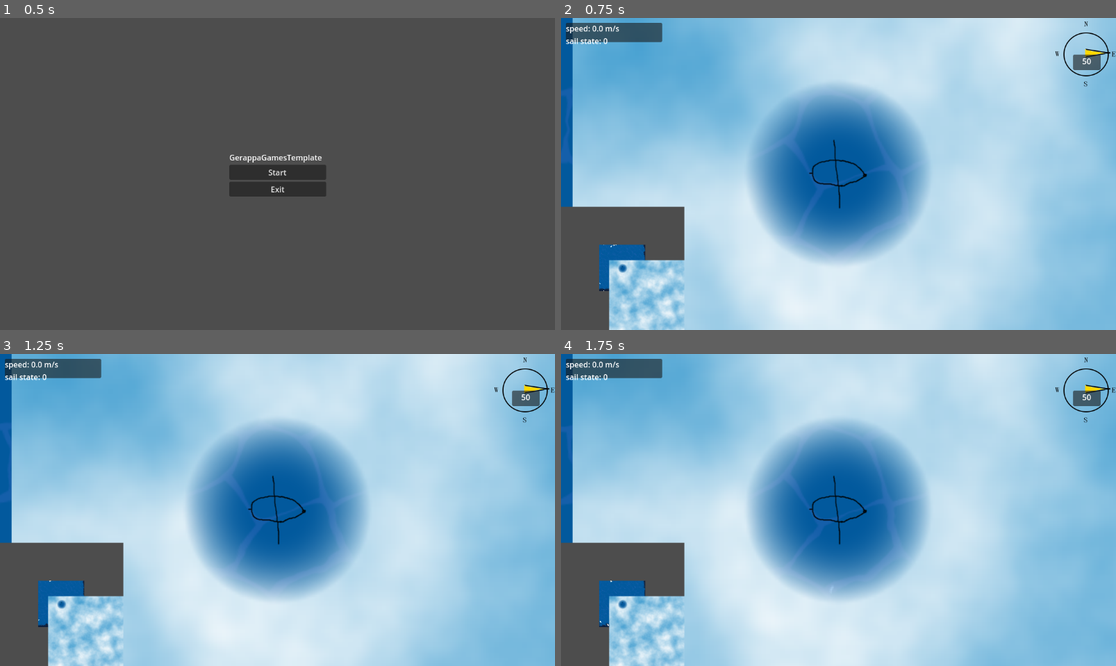
Above: before the commit, frames 1-4 (two rows, left to right).
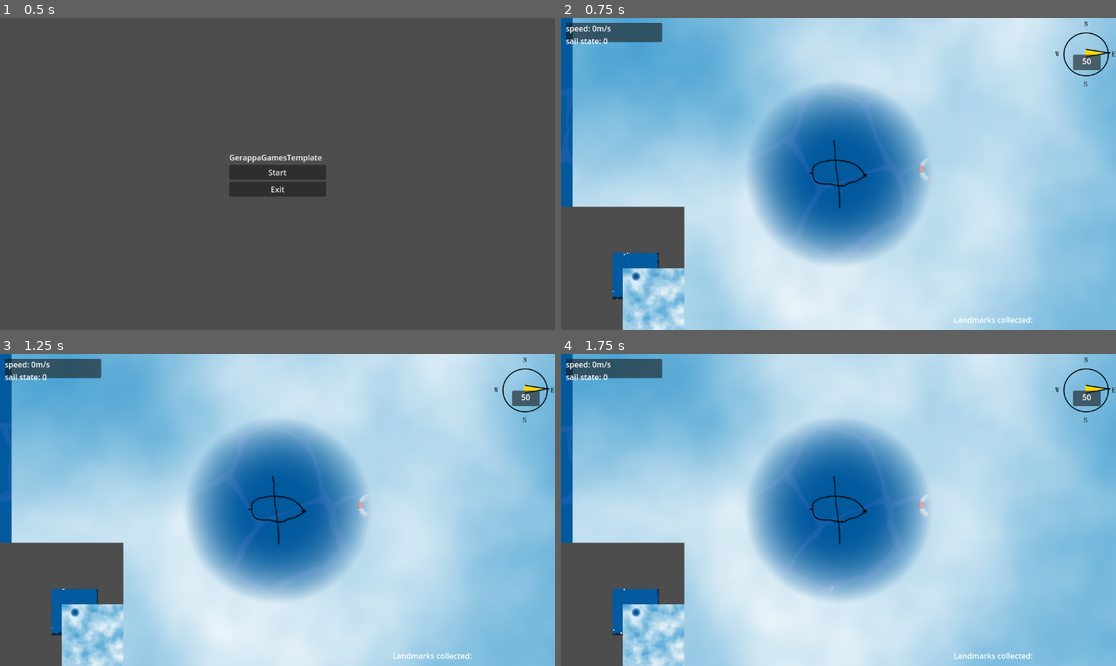
Above: after the commit, the same moments.

Repository: danigeri/AnchorAndAlmanac
Game: Godot game, scene res://Intro/intro.tscn
Two runs of this game, one before a commit and one after it. Both use one fixed random seed, a clock stepped at 60 frames per second and the inputs below. Video files are missing from this copy of the repository; at most half a second of black plays in their place.
Inputs:
- Up to frame 1 (0.5 s): no input
- Up to frame 2 (0.75 s): click "Start" at 0.5 s
- Up to frame 3 (1.25 s): no input
- Up to frame 4 (1.75 s): tap Enter (ui_accept) at 1.25, 1.52 s; hold Right (ui_right) from 1.28 s (still down)

Frame 1 is identical in both runs. In frame 2, 3.0% of the frame differs, in the area x 6-85%, y 2-100%; in frame 3, 3.0%; in frame 4, 3.0%.

Commit message:
added checkpoint scene moved UI toseparate scene

Diff:
--- /dev/null
+++ b/Checkpoint/Checkpoint.tscn
@@ -0,0 +1,23 @@
+[gd_scene load_steps=4 format=3 uid="uid://cii0yvyu1gclv"]
+
+[ext_resource type="Texture2D" uid="uid://bj550qfk1ber3" path="res://Checkpoint/templadmark.png" id="1_6vcqm"]
+[ext_resource type="Script" uid="uid://1o32vm52n7bg" path="res://Checkpoint/checkpoint.gd" id="1_qj0kh"]
+
+[sub_resource type="CircleShape2D" id="CircleShape2D_qj0kh"]
+radius = 4.8720927
+
+[node name="Checkpoint" type="Node2D"]
+script = ExtResource("1_qj0kh")
+
+[node name="Area2D" type="Area2D" parent="."]
+
+[node name="CollisionShape2D" type="CollisionShape2D" parent="Area2D"]
+scale = Vector2(10.05728, 10.05728)
+shape = SubResource("CircleShape2D_qj0kh")
+
+[node name="Landmark" type="Sprite2D" parent="Area2D"]
+position = Vector2(-7.1054274e-15, 7.1054274e-15)
+scale = Vector2(0.18648648, 0.18648648)
+texture = ExtResource("1_6vcqm")
+
+[connection signal="body_entered" from="Area2D" to="." method="_on_area_2d_body_entered"]
--- /dev/null
+++ b/Checkpoint/checkpoint.gd
@@ -0,0 +1,15 @@
+extends Node2D
+
+@export var landmark_texture: Texture2D
+@export var landmark_type: Globals.LandmarkType
+@onready var landmark: Sprite2D = $Area2D/Landmark
+
+
+func _ready() -> void:
+	landmark.texture = landmark_texture
+
+
+func _on_area_2d_body_entered(body: Node2D) -> void:
+	if body.is_in_group("player"):
+		print("boat entered checkpoint area")
+		Globals.mark_collected(landmark_type)
--- /dev/null
+++ b/MainMenu/main_menu.gd
@@ -0,0 +1,9 @@
+extends Control
+
+
+func _on_start_button_pressed() -> void:
+	get_tree().change_scene_to_file("res://game_loop.tscn")
+
+
+func _on_exit_button_pressed() -> void:
+	get_tree().quit()
--- a/MainMenu/main_menu.tscn
+++ b/MainMenu/main_menu.tscn
@@ -1,20 +1,6 @@
-[gd_scene load_steps=3 format=3 uid="uid://cdwedeohryclo"]
+[gd_scene load_steps=2 format=3 uid="uid://cdwedeohryclo"]
 
-[sub_resource type="GDScript" id="GDScript_4kp2s"]
-script/source = "extends Button
-
-
-func _on_pressed() -> void:
-	get_tree().change_scene_to_file(\"res://game_loop.tscn\")
-"
-
-[sub_resource type="GDScript" id="GDScript_xatx2"]
-script/source = "extends Button
-
-
-func _on_pressed() -> void:
-	get_tree().quit()
-"
+[ext_resource type="Script" uid="uid://1ik2fjtqa7qp" path="res://MainMenu/main_menu.gd" id="1_nhkf3"]
 
 [node name="MainMenu" type="Control"]
 layout_mode = 3
@@ -23,6 +9,7 @@
 anchor_bottom = 1.0
 grow_horizontal = 2
 grow_vertical = 2
+script = ExtResource("1_nhkf3")
 
 [node name="VBoxContainer" type="VBoxContainer" parent="."]
 layout_mode = 1
@@ -45,13 +32,13 @@
 [node name="StartButton" type="Button" parent="VBoxContainer"]
 layout_mode = 2
 text = "Start"
-script = SubResource("GDScript_4kp2s")
 
 [node name="ExitButton" type="Button" parent="VBoxContainer"]
 layout_mode = 2
 text = "Exit
 "
-script = SubResource("GDScript_xatx2")
 
+[connection signal="pressed" from="VBoxContainer/StartButton" to="." method="_on_start_button_pressed"]
 [connection signal="pressed" from="VBoxContainer/StartButton" to="VBoxContainer/StartButton" method="_on_pressed"]
+[connection signal="pressed" from="VBoxContainer/ExitButton" to="." method="_on_exit_button_pressed"]
 [connection signal="pressed" from="VBoxContainer/ExitButton" to="VBoxContainer/ExitButton" method="_on_pressed"]
--- /dev/null
+++ b/UI/UI.tscn
@@ -0,0 +1,51 @@
+[gd_scene load_steps=4 format=3 uid="uid://675p0otu3tys"]
+
+[ext_resource type="Script" uid="uid://bdhfe81q16ew7" path="res://UI/ui.gd" id="1_qui0h"]
+[ext_resource type="PackedScene" uid="uid://o8or5o3p05wo" path="res://WindMeter/wind_meter.tscn" id="3_0mc3e"]
+[ext_resource type="PackedScene" uid="uid://br2d7secgwnnl" path="res://Minimap/Minimap.tscn" id="4_2n5f6"]
+
+[node name="UI" type="CanvasLayer"]
+script = ExtResource("1_qui0h")
+
+[node name="UserInterface" type="Control" parent="."]
+layout_mode = 3
+anchors_preset = 0
+offset_right = 1128.0
+offset_bottom = 664.0
+
+[node name="DebugPanel" type="Panel" parent="UserInterface"]
+custom_minimum_size = Vector2(200, 0)
+layout_mode = 0
+offset_left = 10.0
+offset_top = 10.0
+offset_right = 210.0
+offset_bottom = 50.0
+
+[node name="MarginContainer" type="MarginContainer" parent="UserInterface/DebugPanel"]
+layout_mode = 0
+offset_right = 40.0
+offset_bottom = 40.0
+
+[node name="VBoxContainer" type="VBoxContainer" parent="UserInterface/DebugPanel/MarginContainer"]
+layout_mode = 2
+
+[node name="DebugLabel" type="Label" parent="UserInterface/DebugPanel/MarginContainer/VBoxContainer"]
+layout_mode = 2
+text = "speed: 0m/s
+sail state: 0"
+
+[node name="WindMeter" parent="UserInterface" instance=ExtResource("3_0mc3e")]
+layout_mode = 0
+offset_left = 1017.0
+offset_right = 1057.0
+
+[node name="CheckpointCounter" type="Label" parent="UserInterface"]
+layout_mode = 0
+offset_left = 815.0
+offset_top = 615.0
+offset_right = 988.0
+offset_bottom = 638.0
+text = "Landmarks collected:"
+
+[node name="Minimap" parent="." instance=ExtResource("4_2n5f6")]
+position = Vector2(4, 0)
--- /dev/null
+++ b/UI/ui.gd
@@ -0,0 +1,36 @@
+extends CanvasLayer
+
+var _speed_mps: float = 0
+var _sail_state: int = 0
+@onready var checkpoint_counter: Label = $UserInterface/CheckpointCounter
+@onready var debug_label: Label = $UserInterface/DebugPanel/MarginContainer/VBoxContainer/DebugLabel
+
+# Called when the node enters the scene tree for the first time.
+func _ready() -> void:
+	Globals.checkpoint_collected.connect(_on_checkpoint_collected)
+
+
+func _on_checkpoint_collected(_type: int) -> void:
+	## temp code to show collected checkpoints on the UI
+	var collected_names = ""
+	for landmark_enum in Globals.collected_landmarks.keys():
+		if Globals.collected_landmarks[landmark_enum]:
+			collected_names += (Globals.LandmarkType.keys()[landmark_enum]) + ", "
+	checkpoint_counter.text = (
+		"Landmarks collected: " + collected_names.substr(0, collected_names.length() - 2)
+	)
+
+
+func _on_ship_sail_state_change(sail_state: Variant) -> void:
+	_sail_state = sail_state
+	update_text()
+
+
+func _on_ship_speed_change(speed: Variant) -> void:
+	_speed_mps = speed
+	update_text()
+
+
+func update_text() -> void:
+	if debug_label:
+		debug_label.text = ("speed: %.1f m/s\nsail state: %d" % [_speed_mps, _sail_state])
--- a/debug_label.gd
+++ /dev/null
@@ -1,20 +0,0 @@
-extends Label
-
-# TODO: Optimization: Create an async update instead of sync
-# TODO: Initialize local variables on _init
-var _speed_mps: float = 0
-var _sail_state: int = 0
-
-
-func _on_ship_sail_state_change(sail_state: Variant) -> void:
-	_sail_state = sail_state
-	update_text()
-
-
-func _on_ship_speed_change(speed: Variant) -> void:
-	_speed_mps = speed
-	update_text()
-
-
-func update_text() -> void:
-	text = ("speed: %.1f m/s\nsail state: %d" % [_speed_mps, _sail_state])
--- a/game_loop.tscn
+++ b/game_loop.tscn
@@ -1,13 +1,14 @@
-[gd_scene load_steps=9 format=3 uid="uid://cp03gm3dbew5m"]
+[gd_scene load_steps=10 format=3 uid="uid://cp03gm3dbew5m"]
 
 [ext_resource type="Script" uid="uid://dw8mem4hdxy6f" path="res://game_loop.gd" id="1_7f3si"]
 [ext_resource type="PackedScene" uid="uid://bogiyxh8easoc" path="res://FogOfWar/FogOfWar.tscn" id="2_4dmyq"]
 [ext_resource type="PackedScene" uid="uid://cets1rd56c807" path="res://WaterShader/water.tscn" id="2_lxk7w"]
 [ext_resource type="PackedScene" uid="uid://b3e5wvna1fkp5" path="res://Ship/ship.tscn" id="2_u3r3m"]
 [ext_resource type="Script" uid="uid://dh7fh7dy5lpkx" path="res://Wind/wind.gd" id="2_x7b5a"]
-[ext_resource type="Script" path="res://debug_label.gd" id="3_ksmgf"]
-[ext_resource type="PackedScene" uid="uid://o8or5o3p05wo" path="res://WindMeter/wind_meter.tscn" id="5_nbfos"]
-[ext_resource type="PackedScene" uid="uid://br2d7secgwnnl" path="res://Minimap/Minimap.tscn" id="8_lxk7w"]
+[ext_resource type="PackedScene" uid="uid://675p0otu3tys" path="res://UI/UI.tscn" id="5_vfyqg"]
+[ext_resource type="PackedScene" uid="uid://cii0yvyu1gclv" path="res://Checkpoint/Checkpoint.tscn" id="9_vfyqg"]
+[ext_resource type="Texture2D" uid="uid://bj550qfk1ber3" path="res://Checkpoint/templadmark.png" id="10_v6ba6"]
+[ext_resource type="Texture2D" uid="uid://da5qsg08d482g" path="res://Checkpoint/templadmark_green.png" id="11_pyewy"]
 
 [node name="GameLoop" type="Node2D"]
 script = ExtResource("1_7f3si")
@@ -16,9 +17,6 @@
 position = Vector2(537, 311)
 scale = Vector2(3, 3)
 
-[node name="FogOfWar" parent="." node_paths=PackedStringArray("temp_boat") instance=ExtResource("2_4dmyq")]
-temp_boat = NodePath("../Ship")
-
 [node name="Wind" type="Node2D" parent="."]
 script = ExtResource("2_x7b5a")
 
@@ -26,48 +24,24 @@
 wait_time = 15.0
 autostart = true
 
-[node name="Ship" parent="." instance=ExtResource("2_u3r3m")]
+[node name="Ship" parent="." groups=["player"] instance=ExtResource("2_u3r3m")]
 position = Vector2(552, 335)
 inertia = 10.0
 
-[node name="UI" type="CanvasLayer" parent="."]
+[node name="UI" parent="." instance=ExtResource("5_vfyqg")]
 
-[node name="UserInterface" type="Control" parent="UI"]
-layout_mode = 3
-anchors_preset = 0
-offset_right = 40.0
-offset_bottom = 40.0
+[node name="Checkpoint" parent="." instance=ExtResource("9_vfyqg")]
+position = Vector2(746, 329)
+landmark_texture = ExtResource("10_v6ba6")
 
-[node name="DebugPanel" type="Panel" parent="UI/UserInterface"]
-custom_minimum_size = Vector2(200, 0)
-layout_mode = 0
-offset_left = 10.0
-offset_top = 10.0
-offset_right = 210.0
-offset_bottom = 50.0
+[node name="Checkpoint2" parent="." instance=ExtResource("9_vfyqg")]
+position = Vector2(893, 329)
+landmark_texture = ExtResource("11_pyewy")
+landmark_type = 1
 
-[node name="MarginContainer" type="MarginContainer" parent="UI/UserInterface/DebugPanel"]
-layout_mode = 0
-offset_right = 40.0
-offset_bottom = 40.0
-
-[node name="VBoxContainer" type="VBoxContainer" parent="UI/UserInterface/DebugPanel/MarginContainer"]
-layout_mode = 2
-
-[node name="DebugLabel" type="Label" parent="UI/UserInterface/DebugPanel/MarginContainer/VBoxContainer"]
-layout_mode = 2
-script = ExtResource("3_ksmgf")
-
-[node name="WindMeter" parent="UI/UserInterface" instance=ExtResource("5_nbfos")]
-layout_mode = 0
-offset_left = 1017.0
-offset_right = 1057.0
-
-[node name="Minimap" parent="UI" node_paths=PackedStringArray("player") instance=ExtResource("8_lxk7w")]
-position = Vector2(4, 0)
-player = NodePath("../../Ship")
+[node name="FogOfWar" parent="." node_paths=PackedStringArray("temp_boat") instance=ExtResource("2_4dmyq")]
+temp_boat = NodePath("../Ship")
 
 [connection signal="update_wind" from="Wind" to="Ship" method="_on_wind_update_wind"]
-[connection signal="update_wind" from="Wind" to="UI/UserInterface/WindMeter" method="_on_wind_update_wind"]
-[connection signal="sail_state_change" from="Ship" to="UI/UserInterface/DebugPanel/MarginContainer/VBoxContainer/DebugLabel" method="_on_ship_sail_state_change"]
-[connection signal="speed_change" from="Ship" to="UI/UserInterface/DebugPanel/MarginContainer/VBoxContainer/DebugLabel" method="_on_ship_speed_change"]
+[connection signal="sail_state_change" from="Ship" to="UI" method="_on_ship_sail_state_change"]
+[connection signal="speed_change" from="Ship" to="UI" method="_on_ship_speed_change"]
--- /dev/null
+++ b/globals.gd
@@ -0,0 +1,22 @@
+extends Node
+
+signal checkpoint_collected(type: int)
+
+enum LandmarkType { FIRST, SECOND, THIRD, FOURTH, FIFTH, SIXTH }
+
+var collected_landmarks := {
+	LandmarkType.FIRST: false,
+	LandmarkType.SECOND: false,
+	LandmarkType.THIRD: false,
+	LandmarkType.FOURTH: false,
+	LandmarkType.FIFTH: false,
+	LandmarkType.SIXTH: false
+}
+
+
+func mark_collected(type: int) -> void:
+	if not collected_landmarks[type]:
+		collected_landmarks[type] = true
+		print(collected_landmarks)
+		## later can be used for UI updates and checkpoint related tasks like ship journey dialog
+		emit_signal("checkpoint_collected", type)
--- a/project.godot
+++ b/project.godot
@@ -15,6 +15,10 @@
 config/features=PackedStringArray("4.5", "Forward Plus")
 config/icon="res://icon.svg"
 
+[autoload]
+
+Globals="*res://globals.gd"
+
 [rendering]
 
 renderer/rendering_method="gl_compatibility"
Not shown, added: Checkpoint/checkpoint.gd.uid
Binary file added: Checkpoint/templadmark.png
Not shown, added: Checkpoint/templadmark.png.import
Binary file added: Checkpoint/templadmark_green.png
Not shown, added: Checkpoint/templadmark_green.png.import
Not shown, added: MainMenu/main_menu.gd.uid
Not shown, added: UI/ui.gd.uid
Not shown, removed: debug_label.gd.uid
Not shown, added: globals.gd.uid
